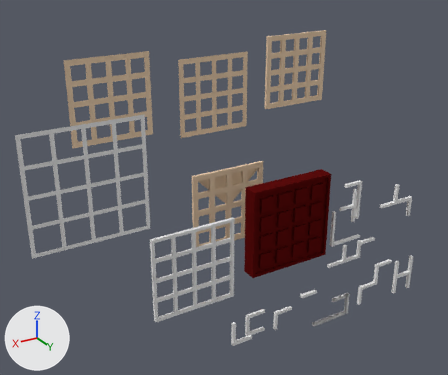
Two versions of the Blender file Blender/board.blend, one commit apart.
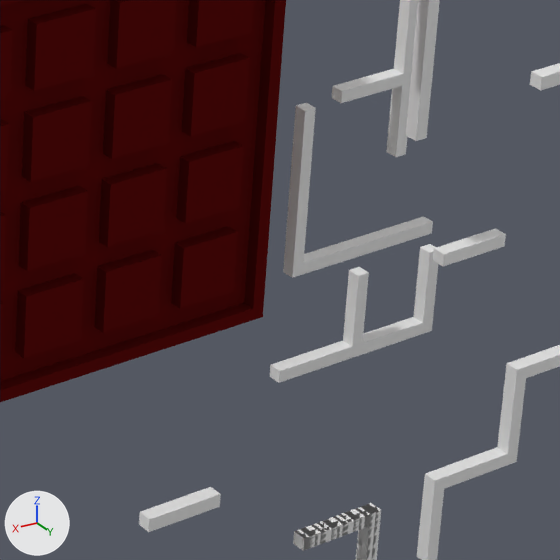
There are two pictures of each version: one whole from a camera (50 mm lens) standing at (22.36, 29.25, 18.17) and looking at (3.44, -2.27, 2.41), one close up on the part from 61% to 86% of the width and 51% to 81% of the height. Every picture has the same lights, and +X, +Y and +Z are marked at lower left.

The older version as bpy lines, for what is in view:
```python
me_plane_007 = bpy.data.meshes.new('Plane.007')
me_plane_007.from_pydata(...)  # 48 vertices, 46 faces; spans x 0.406..0.469, y 0.031..0.406, z 0.0..0.2
me_plane_011 = bpy.data.meshes.new('Plane.011')
me_plane_011.from_pydata(...)  # 210 vertices, 208 faces; spans x -0.406..0.031, y -0.031..0.906, z 0.0..0.2
me_plane_014 = bpy.data.meshes.new('Plane.014')
me_plane_014.from_pydata(...)  # 210 vertices, 208 faces; spans x 0.031..0.906, y 0.031..0.906, z 0.0..0.2
ob_plane_007 = bpy.data.objects.new('Plane.007', me_plane_007)
ob_plane_007.location = (-5.57, 2.62, -0.23)
ob_plane_007.rotation_euler = (1.571, 1.571, 0.0)  # degrees (90, 90, 0)
ob_plane_007.scale = (3.0, 3.0, 1.0)
ob_plane_010 = bpy.data.objects.new('Plane.010', me_plane_011)
ob_plane_010.location = (-5.41, 1.37, -3.49)
ob_plane_010.rotation_euler = (1.571, 1.571, 0.0)  # degrees (90, 90, 0)
ob_plane_010.scale = (3.0, 3.0, 1.0)
ob_plane_013 = bpy.data.objects.new('Plane.013', me_plane_014)
ob_plane_013.location = (-6.49, 0.29, -0.02)
ob_plane_013.rotation_euler = (1.571, 1.571, 0.0)  # degrees (90, 90, 0)
ob_plane_013.scale = (3.0, 3.0, 1.0)
# also in view: 'Cube' at (0.0, 0.1, 0.0); 'Plane.008' at (-4.69, 3.73, -4.05); 'Plane.001' at (-0.86, 3.92, -4.79); 'Plane.006' at (-5.03, 0.25, -0.03); 'Plane.014' at (1.03, 3.87, -3.01)
```
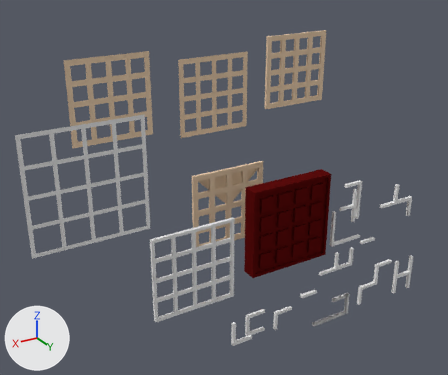
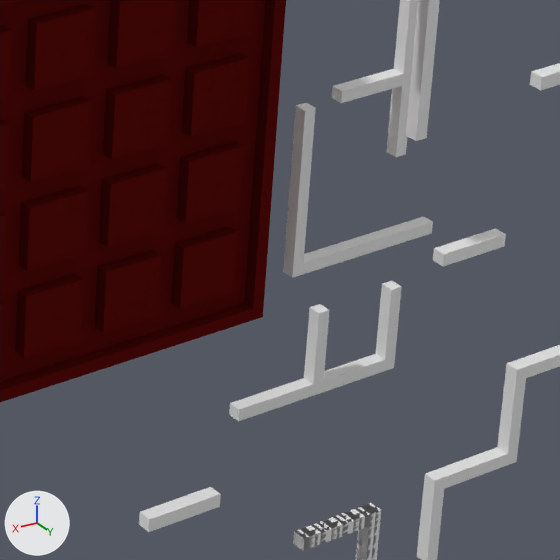
What differs and where, as boxes [x1, y1, x2, y2] in the close-ups (560 x 560 px):
'Plane.010', moved: before [270, 244, 438, 383]; after [229, 281, 402, 421]

What changed in the scene script:
```text
Change ob_plane_010:
    ob_plane_010.location: (-5.41, 1.37, -3.49) -> (-4.61, 1.51, -3.78)
```
